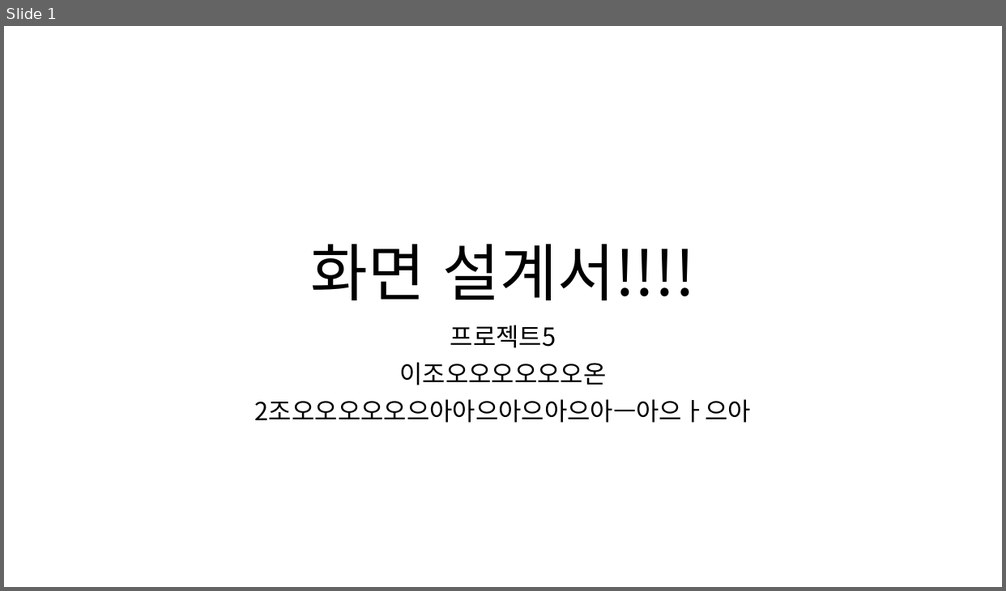
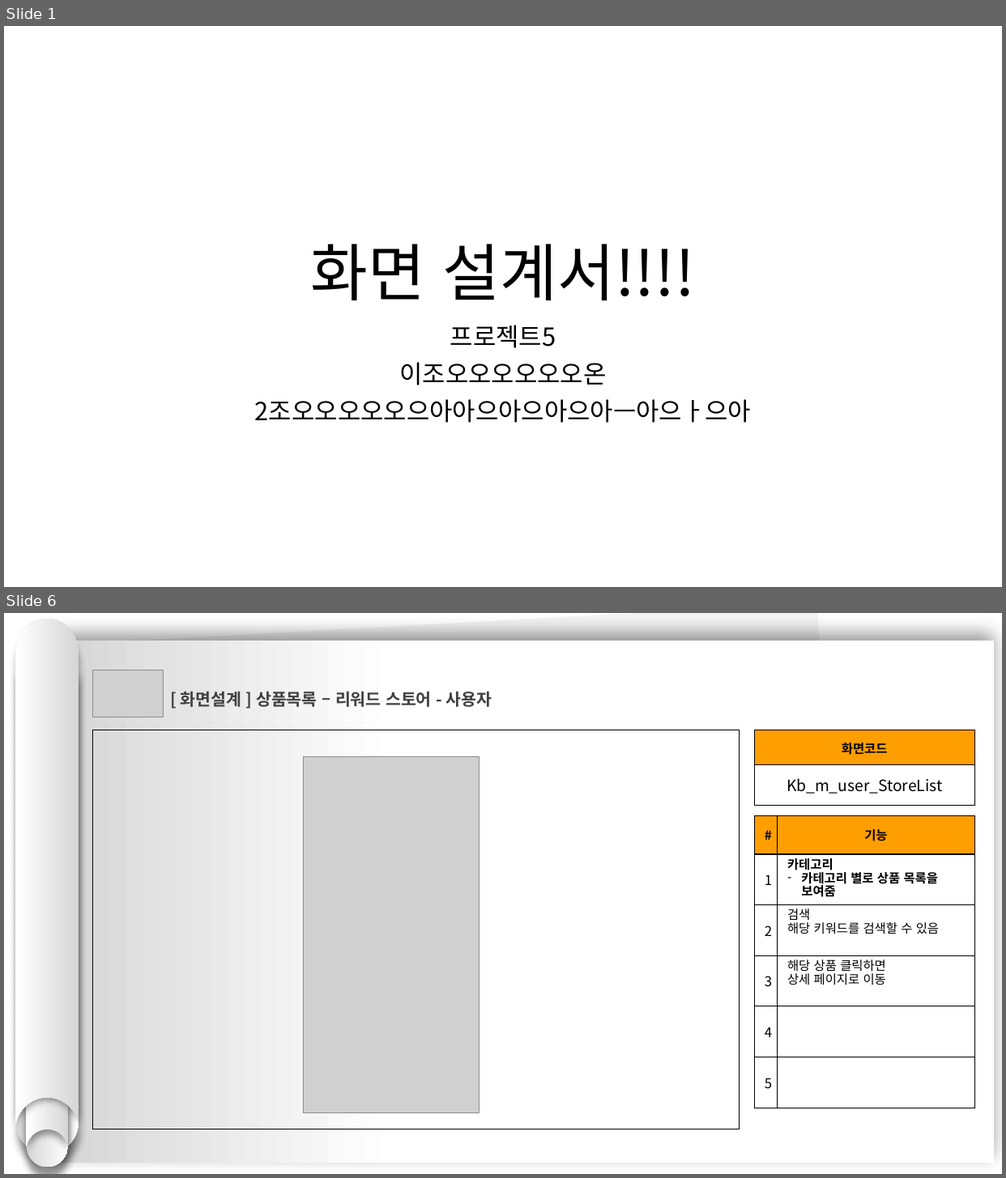
Before and after one commit to hhsw07/ezen-academy-projects, a slide deck: 0 발표용 파워포인트/0515 2차발표/0515 project06 - 파워포인트 - 기범.pptx. Shown one above the other, each under a label of ours: slide 1 before the commit, slides 1 and 6 after it; the slides between them are not shown. The pictures are 1006x591 and 1006x1178 pixels, drawn with LibreOffice and Linux fonts; fonts in the diff are those of the drawing; grey boxes stand for pictures. Boxes give left, top, right and bottom in pixels: in the first picture for what was removed or moved away, otherwise in the second. Text is boxed around its words. In the diff, an @@ line names an element or a change of style, - is before the commit and + after.

```diff
--- a/0 발표용 파워포인트/0515 2차발표/0515 project06 - 파워포인트 - 기범.pptx
+++ b/0 발표용 파워포인트/0515 2차발표/0515 project06 - 파워포인트 - 기범.pptx
@@ slide 6 added at <box>4,613,1002,1174</box>, background #FFFFFF @@
@@ group added at <box>16,619,79,1167</box>: 4 freeform shapes @@
@@ rectangle added at <box>58,613,846,1153</box>, fill #F2F2F2 @@
@@ rectangle added at <box>58,640,995,1163</box>, fill gradient #FFFFFF to #D7D7D7 @@
@@ picture added at <box>92,670,163,717</box> @@
@@ text added at <box>181,691,492,707</box>, 16 pt, text #404040, bold @@
+[ 화면설계 ] 상품목록 – 리워드 스토어 - 사용자
@@ rectangle added at <box>92,730,739,1130</box>, outline #000000 0.75 pt @@
@@ table added at <box>755,730,975,806</box>, 2 rows, 1 columns @@
+화면코드
+Kb_m_user_StoreList
@@ picture added at <box>304,757,479,1114</box> @@
@@ table added at <box>755,815,975,1108</box>, 6 rows, 2 columns @@
+# | 기능
+1 | 카테고리 / 카테고리 별로 상품 목록을 보여줌
+2 | 검색 / 해당 키워드를 검색할 수 있음
+3 | 해당 상품 클릭하면 / 상세 페이지로 이동
+4 | 
+5 | 
```
Also in this commit, not shown: 5 other slides added, 12 other files.
